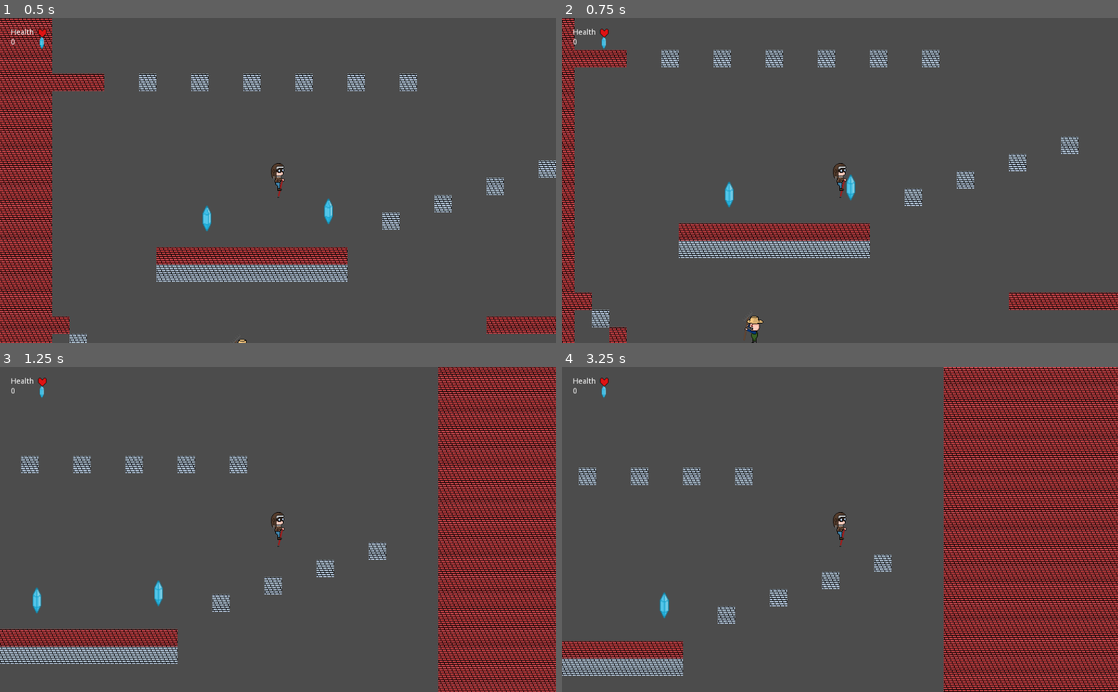
Above: before the commit, frames 1-4 (two rows, left to right).
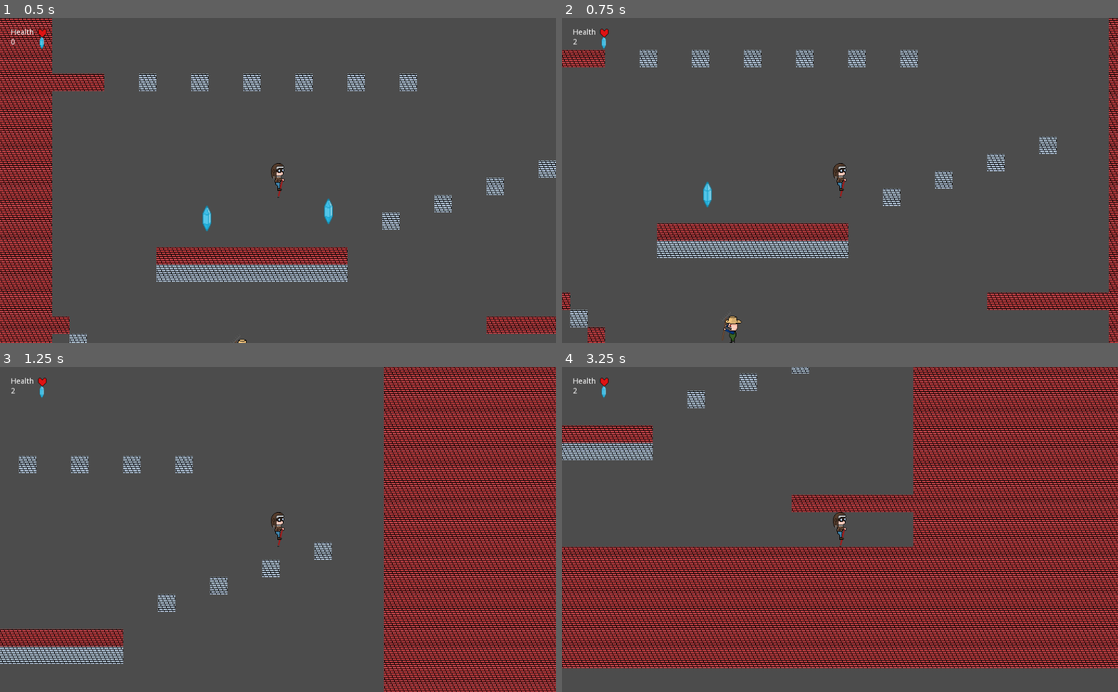
Above: after the commit, the same moments.

Repository: Tiggles/Github-Gameoff-2019
Game: Godot game, scene res://Main.tscn
Same seed, same stepped clock (60 frames per second), same inputs: the game is played once before the commit and once after it.
Inputs:
- Up to frame 1 (0.5 s): no input
- Up to frame 2 (0.75 s): hold Right (ui_right) from 0.53 s (still down)
- Up to frame 3 (1.25 s): keep holding Right (ui_right)
- Up to frame 4 (3.25 s): release Right (ui_right) at 2.03 s; hold Left (ui_left) 2.03-2.78 s; hold Right (ui_right) from 2.78 s (still down)

Frame 1 is identical in both runs. In frame 2, 9.2% of the frame differs, in the area x 0-100%, y 0-100%; in frame 3, 21%; in frame 4, 62%.

Commit message:
Actually add files

Diff:
--- a/GGGG/Player.gd
+++ b/GGGG/Player.gd
@@ -3,12 +3,12 @@
 # Signals
 signal damage_taken
 signal health_received
-signal coin_picked
+signal gem_collected
 
 
 # Stats
 var health = 5
-var coin_count = 0
+var gem_count = 0
 var can_take_damage = true
 
 # General movement
@@ -108,12 +108,10 @@
 				$DamageCountDown.start(-1)
 				emit_signal("damage_taken")
 				# Handle if enemy to left, throw player right and vice versa
-			"Coin":
-				# Find and remove coin from list
-				# TODO
-				emit_signal("coin_picked", coin_count)
-				# Add coin to player count
-				coin_count += 1
+			"Gem":
+				collision.collider.queue_free()
+				gem_count += 1
+				emit_signal("gem_collected", gem_count)
 
 
 func check_exit() -> void:
